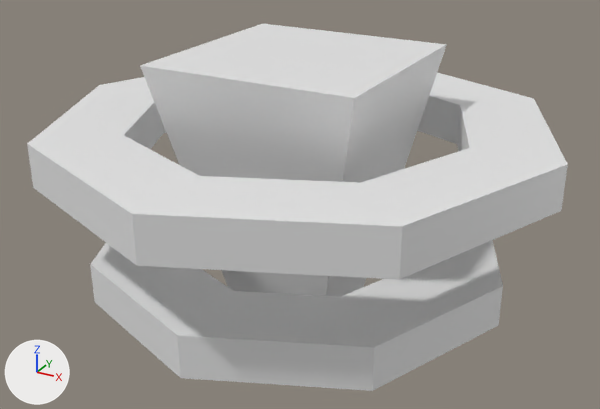
Before and after pictures for a commit that changed the Blender file work/drone.blend.
Camera for both pictures: a camera (50 mm lens) standing at (0.878, -1.6, 1.637) and looking at (0.002, -0.007, 0.84). Arrows for +X, +Y and +Z are at lower left; the lights stay in place. The same objects are shown in both versions, whatever each file hides. Materials are left out; every surface is plain grey.

Objects in the first picture: 'BodyHD', 'RingBottomHD', 'RingTopHD'.
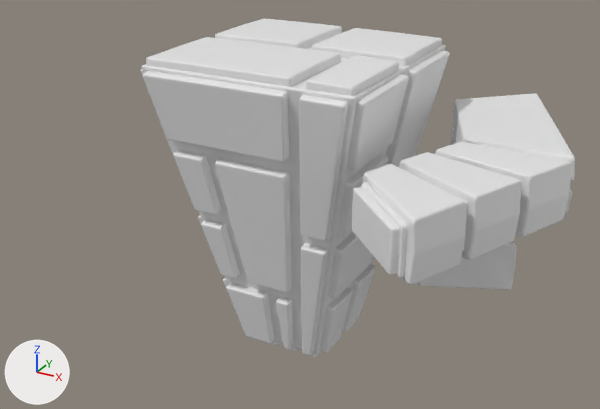
The change, as a list of edits to the scene's bpy script:
```text
Change me_body_001:
    used by ob_bodyhd; location = (0.0, 0.0, 0.0)
    remove me_body_001.from_pydata(...)  # 8 vertices, 6 faces; spans x -0.25..0.25, y -0.25..0.25, z 0.5..1.2
    add me_body_001.from_pydata(...)  # 520 vertices, 442 faces; spans x -0.266..0.266, y -0.266..0.266, z 0.48..1.22
    me_body_001 part 7: 512 vertices added at x -0.266..0.266, y -0.266..0.266, z 0.48..1.22
Change me_ringtop_001:
    used by ob_ringtophd; location = (0.0, 0.0, 0.0)
    remove me_ringtop_001.from_pydata(...)  # 32 vertices, 32 faces; spans x -0.6..0.6, y -0.6..0.6, z 0.95..1.05
    add me_ringtop_001.from_pydata(...)  # 128 vertices, 120 faces; spans x 0.263..0.615, y -0.431..0.444, z 0.935..1.065
    me_ringtop_001 part 1: a new loose piece of 24 vertices spanning x 0.273..0.497, y -0.421..-0.191, z 0.936..1.064
    me_ringtop_001 part 2: a new loose piece of 24 vertices spanning x 0.347..0.615, y -0.139..0.001, z 0.935..1.065
    me_ringtop_001 part 3: a new loose piece of 24 vertices spanning x 0.308..0.556, y -0.28..-0.097, z 0.936..1.064
    me_ringtop_001 part 4: a new loose piece of 16 vertices spanning x 0.263..0.615, y -0.002..0.444, z 0.935..0.993
    me_ringtop_001 part 5: a new loose piece of 16 vertices spanning x 0.263..0.615, y -0.001..0.444, z 1.007..1.065
    me_ringtop_001 part 6: 20 vertices removed from x -0.6..0.0, y -0.6..0.6, z 0.95..1.05; 12 vertices added at x 0.273..0.436, y -0.431..-0.271, z 0.954..1.045
Change me_ringbottom_001:
    used by ob_ringbottomhd; location = (0.0, 0.0, 0.0)
    remove me_ringbottom_001.from_pydata(...)  # 32 vertices, 32 faces; spans x -0.5..0.5, y -0.5..0.5, z 0.65..0.75
    add me_ringbottom_001.from_pydata(...)  # 64 vertices, 56 faces; spans x 0.095..0.482, y 0.095..0.482, z 0.636..0.764
    me_ringbottom_001 part 8: the whole mesh is rebuilt
```

Changed parts and their boxes (x1, y1, x2, y2) in the pictures (600 x 409 px; the box of a moved part takes in the faces that stretch with it):
'RingTopHD', reshaped (59% narrower, 7% shorter): before (27, 73, 568, 279); after (352, 93, 575, 285)
'BodyHD', reshaped: before (140, 24, 447, 297); after (140, 19, 449, 357)
'RingBottomHD', reshaped: before (90, 240, 503, 391); after (417, 242, 516, 290)
part 1 of me_ringtop_001, added: after (363, 164, 465, 285)
part 2 of me_ringtop_001, added: after (435, 142, 571, 237)
part 3 of me_ringtop_001, added: after (399, 152, 521, 260)
part 4 of me_ringtop_001, added: after (451, 128, 572, 214)
part 5 of me_ringtop_001, added: after (452, 93, 575, 181)
part 6 of me_ringtop_001, moved or reshaped: before (27, 73, 534, 279); after (352, 187, 400, 275)
part 7 of me_body_001, added: after (140, 19, 449, 357)
